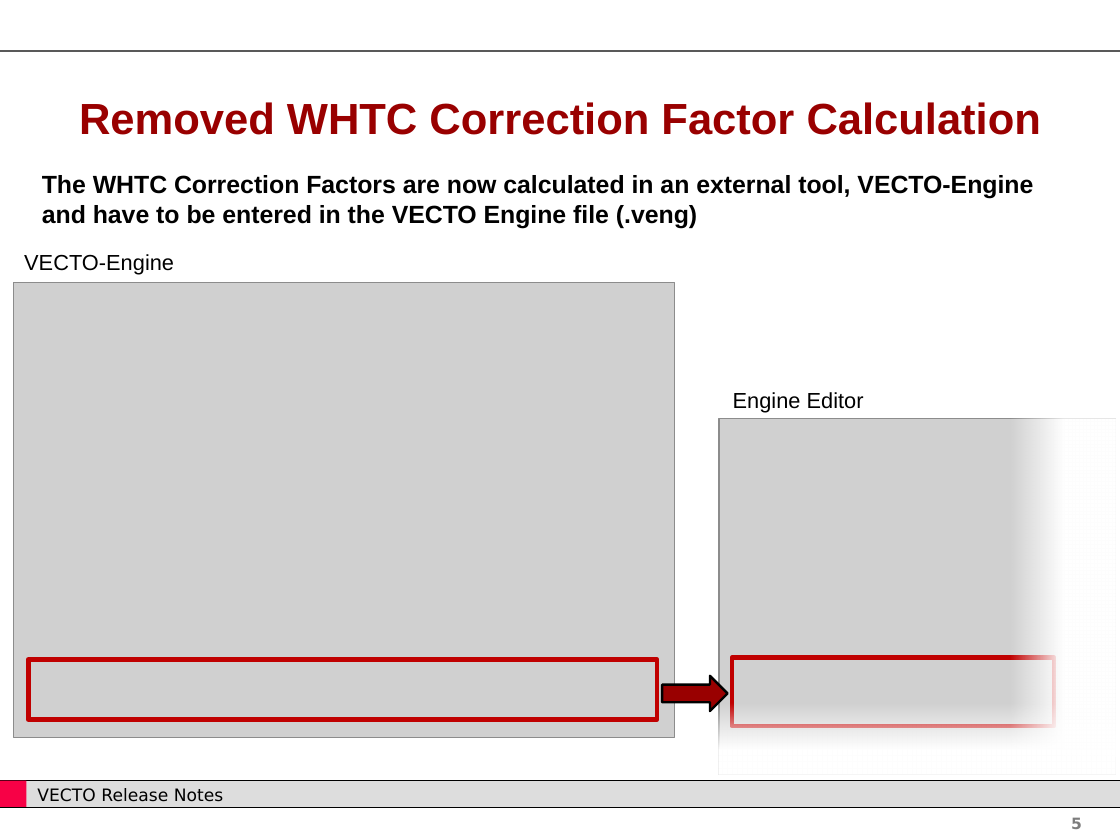
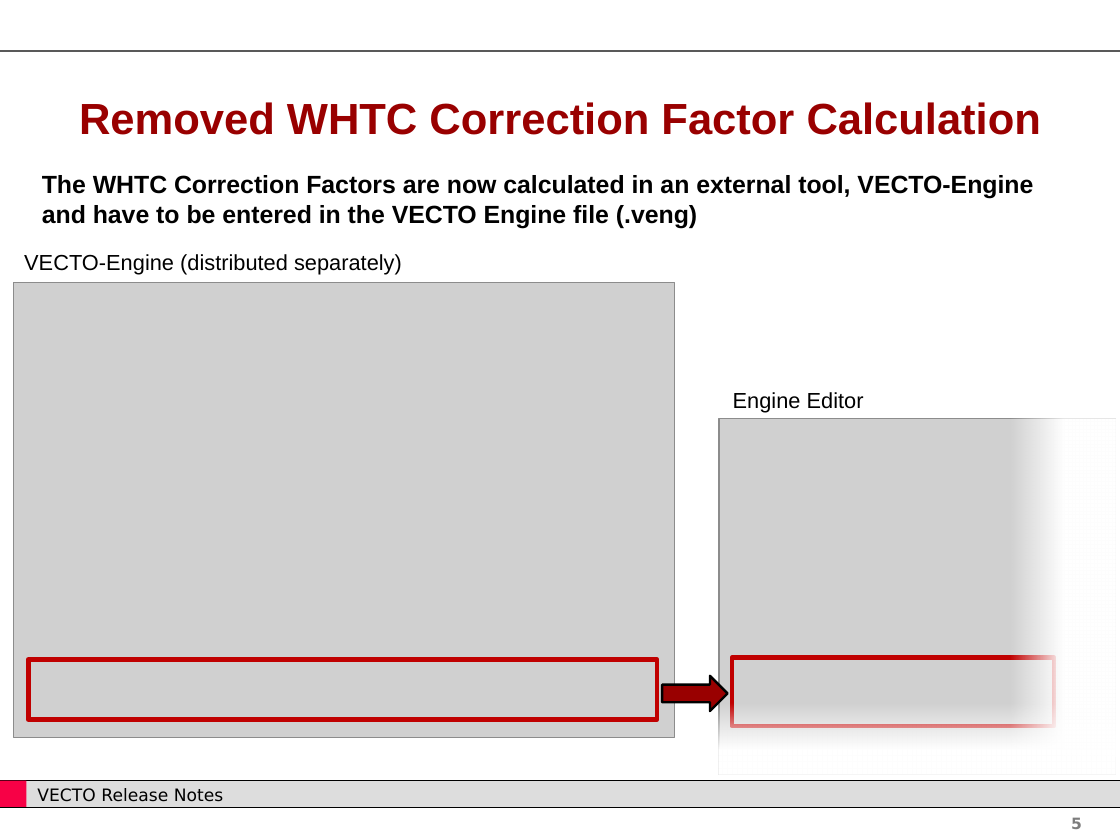
Before and after one commit to CLIMA-VECTO/vecto-sim, a slide deck: slide 5 of User Manual Source/Release Notes V2.2.pptx. Drawn at 1120x840 pixels with LibreOffice and Linux fonts; fonts in the diff are those of the drawing; grey boxes stand for pictures; background and template pictures are left out. Boxes give left, top, right and bottom in pixels: in the first picture for what was removed or moved away, otherwise in the second. Text is boxed around its words. In the diff, an @@ line names an element or a change of style, - is before the commit and + after.

```diff
--- a/User Manual Source/Release Notes V2.2.pptx
+++ b/User Manual Source/Release Notes V2.2.pptx
@@ text at (x1=24, y1=254, x2=402, y2=275): text changed @@
-VECTO-Engine
+VECTO-Engine (distributed separately)
```
Also in this commit, not shown: 2 other slides changed, 2 slides added, 1 slide removed, 7 other files.
